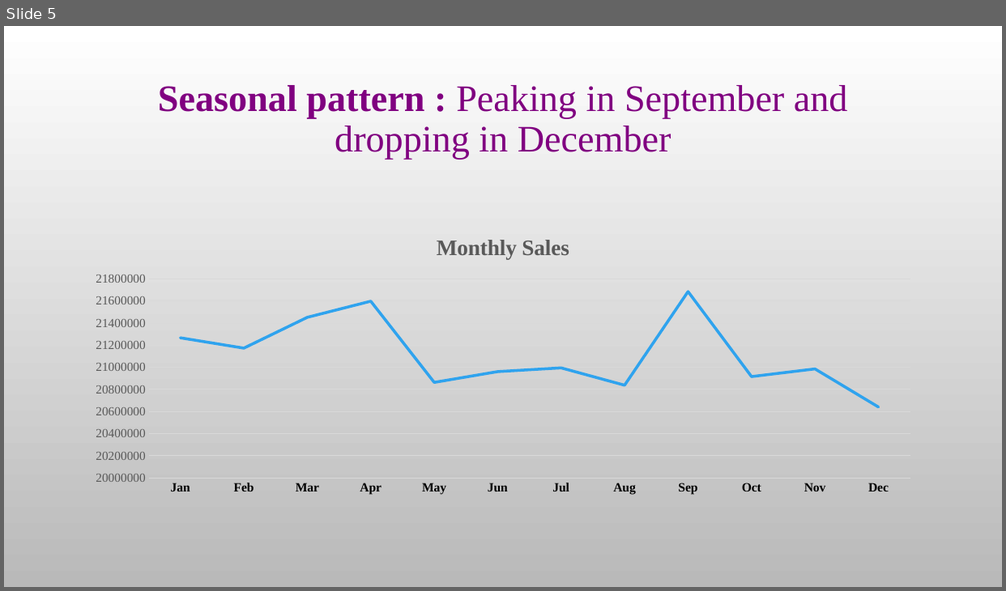
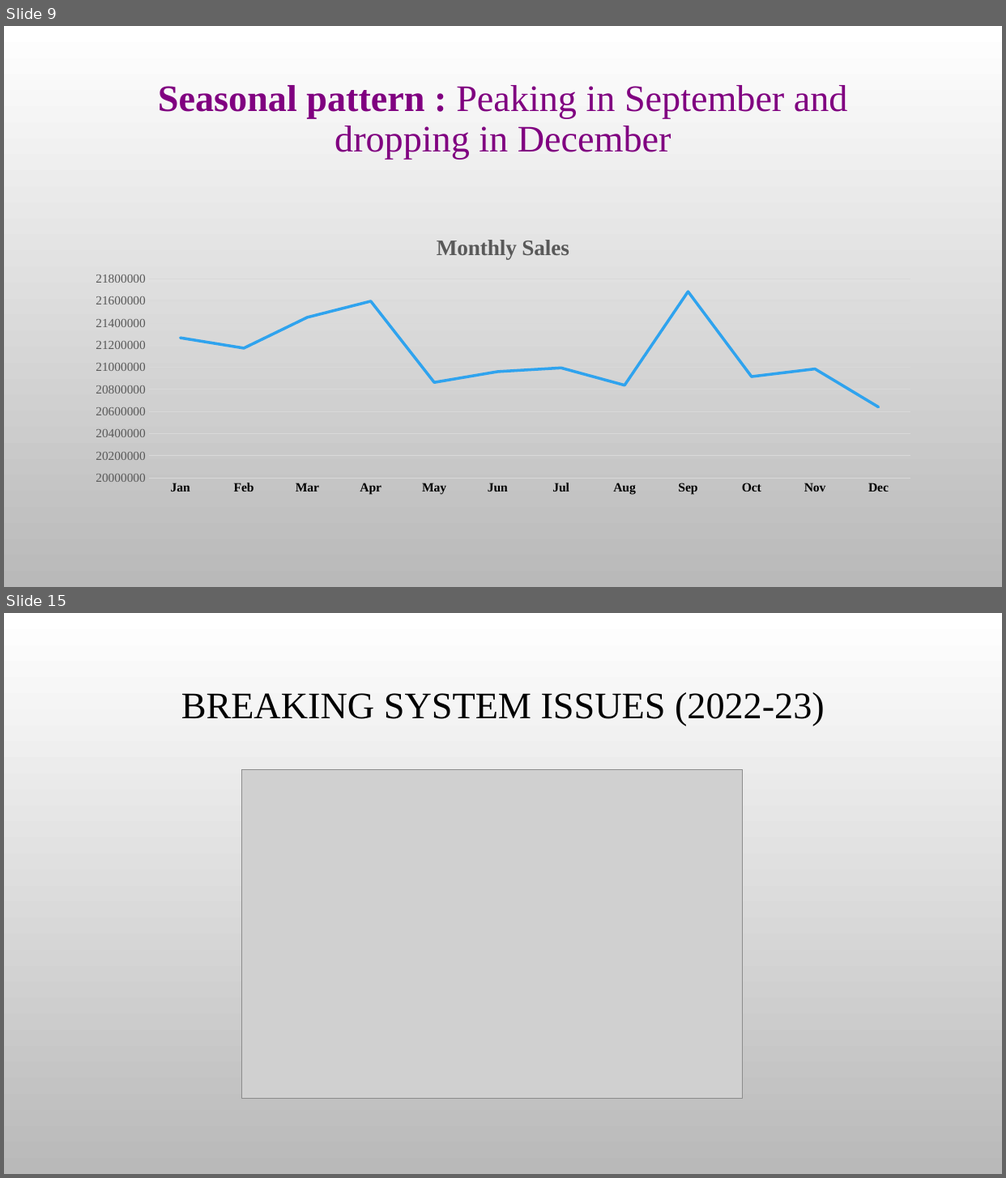
Before and after one commit to agarwabhavya30/Sales-Data-Analysis, a slide deck: Mrs Sivadurga story BMW.pptx. Shown one above the other, each under a label of ours: slide 5 before the commit, slides 9 and 15 after it; the slides between them are not shown. The pictures are 1006x591 and 1006x1178 pixels, drawn with LibreOffice and Linux fonts; fonts in the diff are those of the drawing; grey boxes stand for pictures; background and template pictures are left out. Boxes give left, top, right and bottom in pixels: in the first picture for what was removed or moved away, otherwise in the second. Text is boxed around its words. In the diff, an @@ line names an element or a change of style, - is before the commit and + after.

```diff
--- a/Mrs Sivadurga story BMW.pptx
+++ b/Mrs Sivadurga story BMW.pptx
@@ slide 15 added at (4, 613, 1002, 1174), background picture (left out) @@
@@ title added at (181, 692, 825, 726), 36 pt, text #000000 @@
+BREAKING SYSTEM ISSUES (2022-23)
@@ picture added at (242, 770, 743, 1099) @@
@@ what was slide 5 is now slide 9 @@
```
Also in this commit, not shown: 4 slides changed, 10 other slides added, 1 slide removed.
